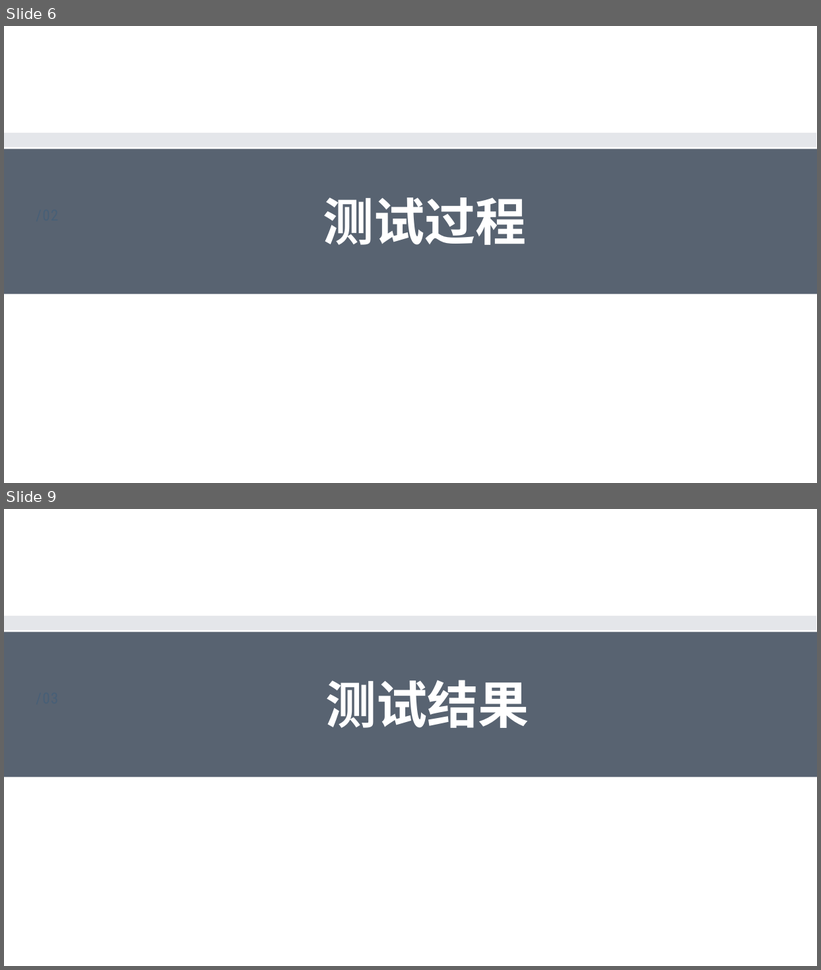
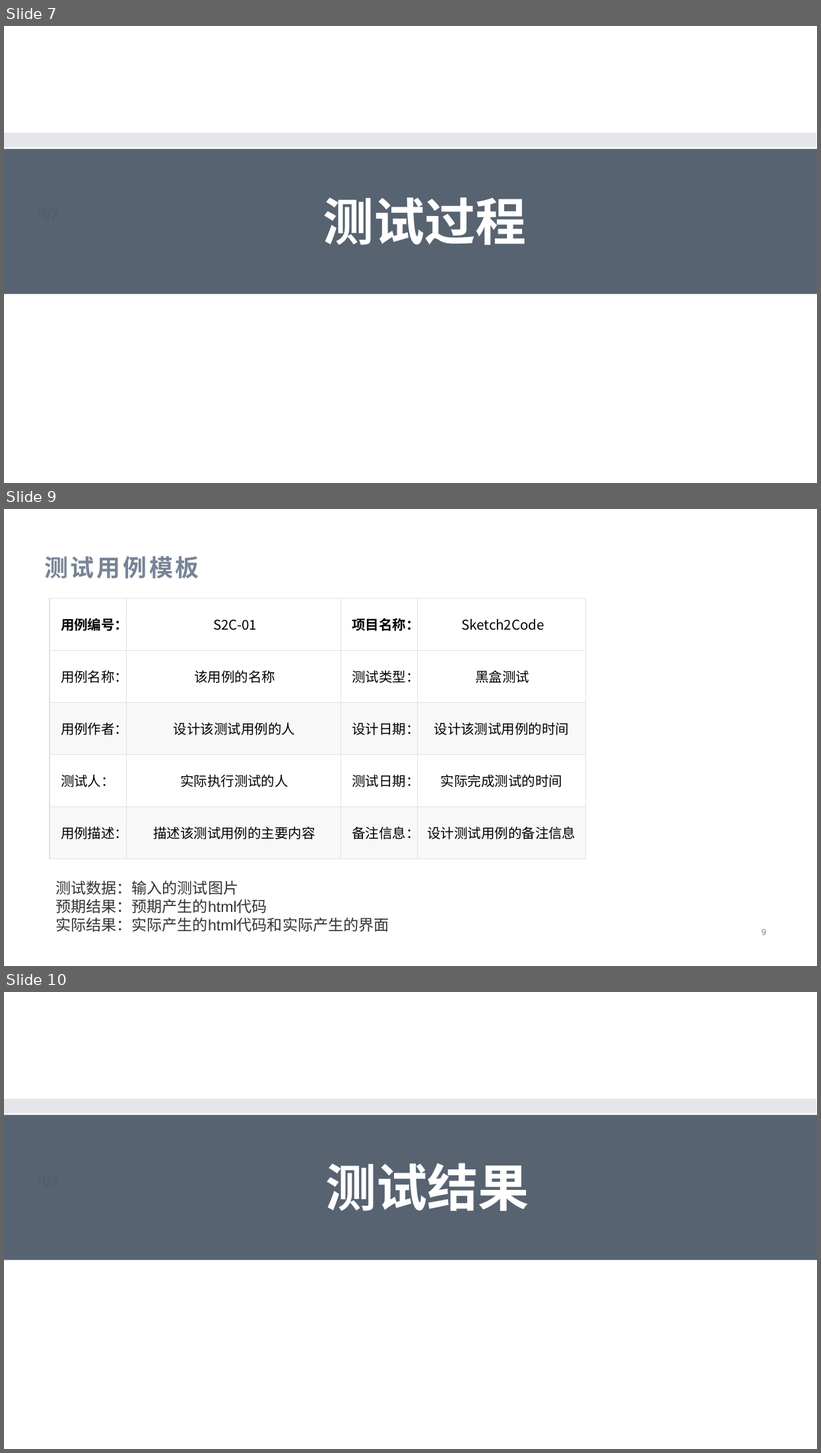
Before and after one commit to MSE-925/Sketch2codeTest, a slide deck: 现代软件工程最终(1).pptx. Shown one above the other, each under a label of ours: slides 6 and 9 before the commit, slides 7, 9 and 10 after it; the slides between them are not shown. The pictures are 821x970 and 821x1453 pixels, drawn with LibreOffice and Linux fonts; fonts in the diff are those of the drawing; background and template pictures are left out. Boxes give left, top, right and bottom in pixels: in the first picture for what was removed or moved away, otherwise in the second. Text is boxed around its words. In the diff, an @@ line names an element or a change of style, - is before the commit and + after.

```diff
--- a/现代软件工程最终(1).pptx
+++ b/现代软件工程最终(1).pptx
@@ slide 9 added at (4, 509, 817, 966), background #FFFFFF @@
@@ title added at (44, 556, 199, 578), 28 pt, text #778495, bold @@
+测试用例模板
@@ table added at (50, 598, 587, 859), 5 rows, 4 columns @@
+用例编号： | S2C-01 | 项目名称： | Sketch2Code
+用例名称： | 该用例的名称 | 测试类型： | 黑盒测试
+用例作者： | 设计该测试用例的人 | 设计日期： | 设计该测试用例的时间
+测试人： | 实际执行测试的人 | 测试日期： | 实际完成测试的时间
+用例描述： | 描述该测试用例的主要内容 | 备注信息： | 设计测试用例的备注信息
@@ text added at (55, 881, 389, 932), 18 pt, text #333333 @@
+测试数据：输入的测试图片 预期结果：预期产生的html代码 实际结果：实际产生的html代码和实际产生的界面
@@ page number added at (762, 929, 766, 935), 10 pt, text #808080 @@
+9
@@ what was slide 6 is now slide 7 @@
@@ what was slide 9 is now slide 10 @@
```
Also in this commit, not shown: 6 slides changed, 21 other slides added, 10 slides removed, 1 other file.
